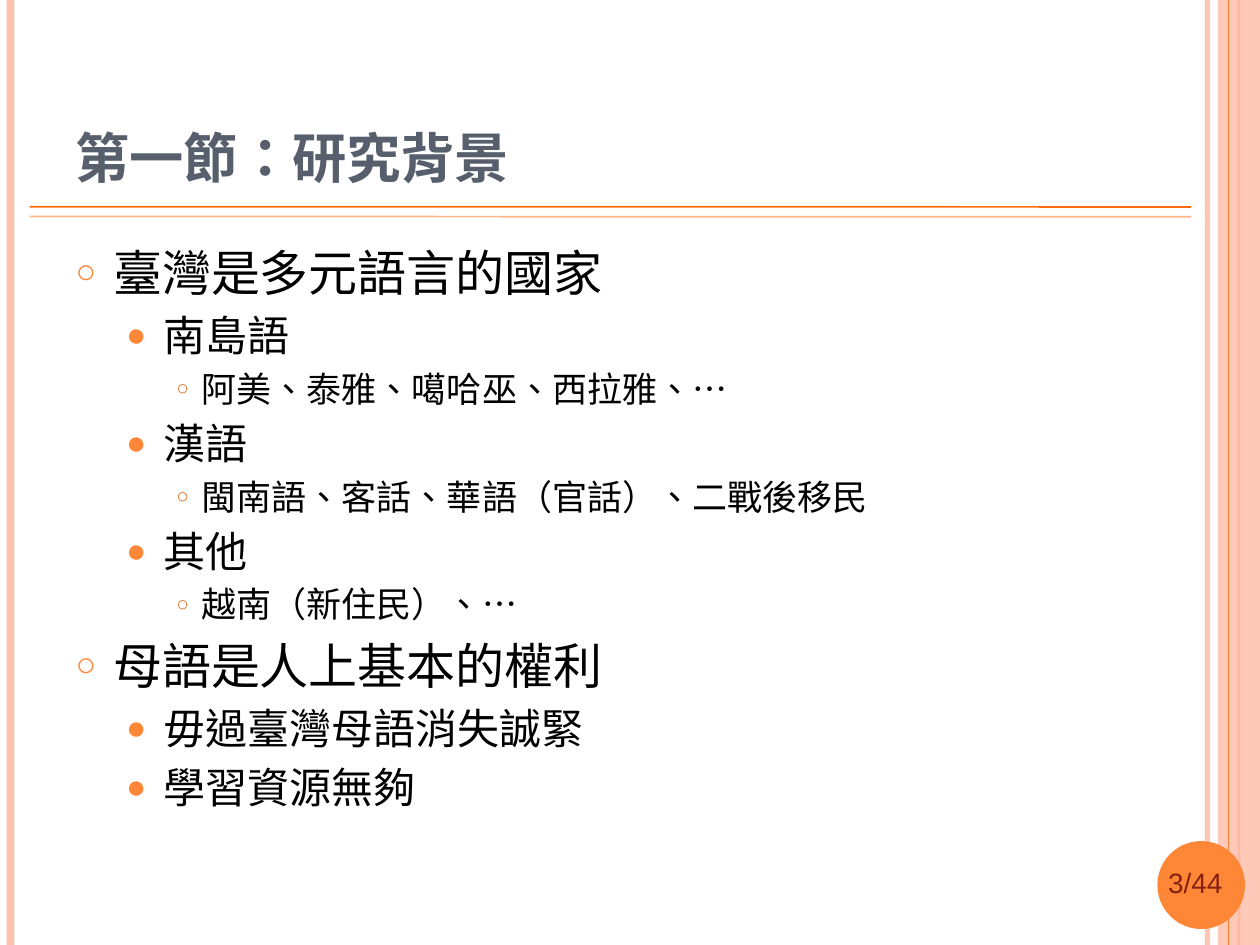
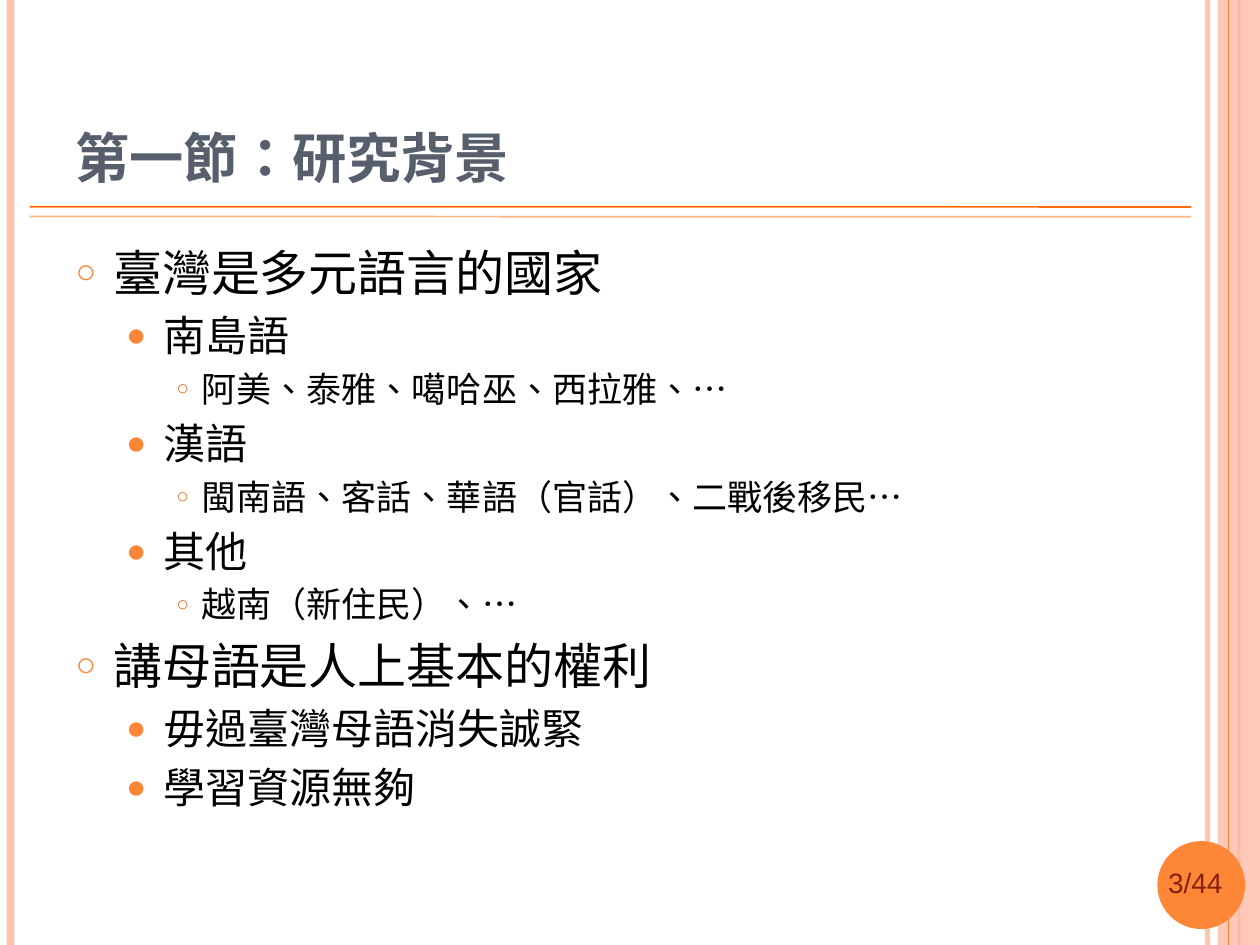
Before and after one commit to sih4sing5hong5/po3-ko3_tau5-iann2-phinn3, a slide deck: slide 3 of 翻譯報告.pptx. Drawn at 1260x945 pixels with LibreOffice and Linux fonts; fonts in the diff are those of the drawing; background and template pictures are left out. Boxes give left, top, right and bottom in pixels: in the first picture for what was removed or moved away, otherwise in the second. Text is boxed around its words. In the diff, an @@ line names an element or a change of style, - is before the commit and + after.

```diff
--- a/翻譯報告.pptx
+++ b/翻譯報告.pptx
@@ text at <box>202,480,903,514</box>: text changed @@
-    ○ 閩南語、客話、華語（官話）、二戰後移民
+    ○ 閩南語、客話、華語（官話）、二戰後移民…
@@ text at <box>113,642,651,688</box>: text changed @@
-○ 母語是人上基本的權利
+○ 講母語是人上基本的權利
```
Also in this commit, not shown: 19 other slides changed, 2 slides added.
